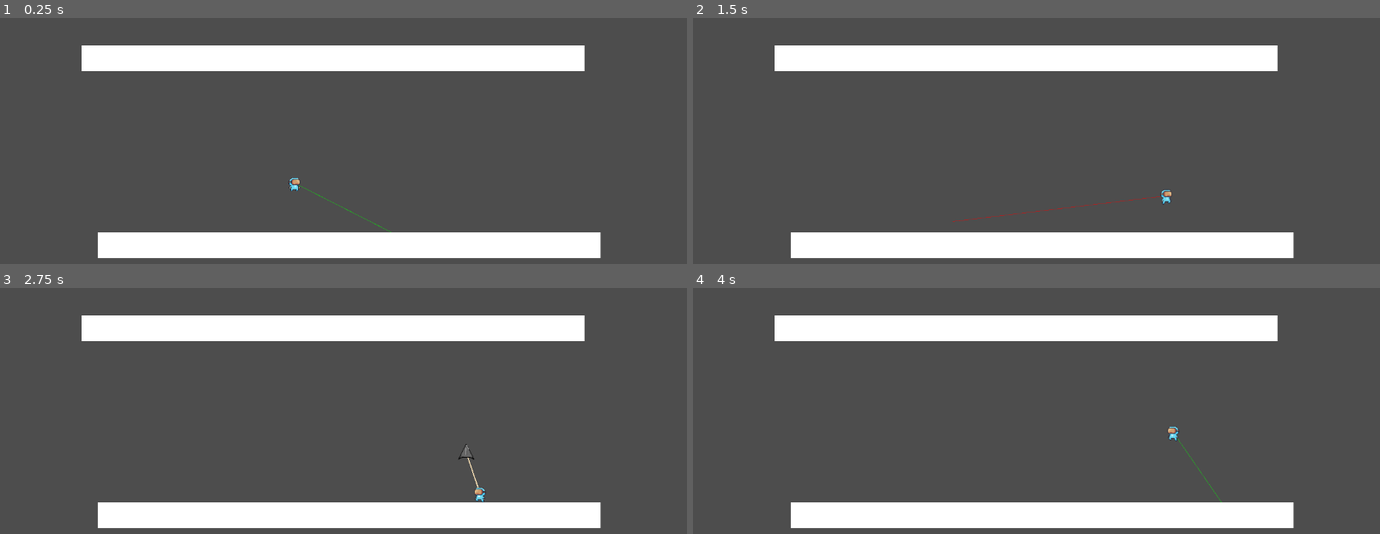
Above: before the commit, frames 1-4 (two rows, left to right).
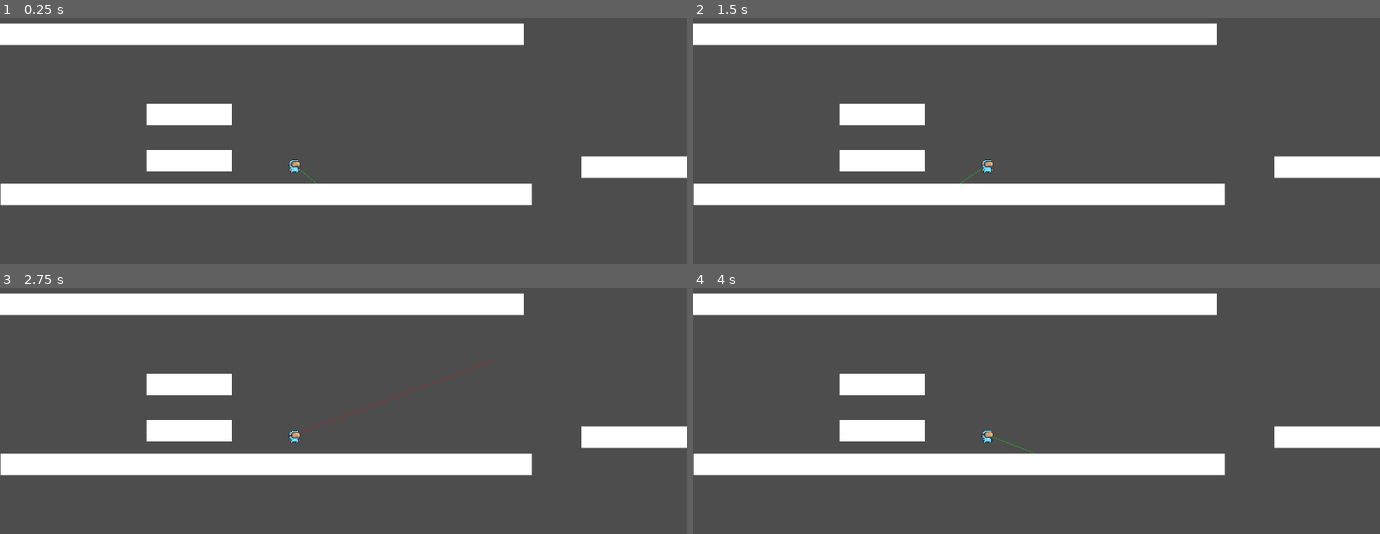
Above: after the commit, the same moments.

Repository: tmoss0/Project-Plant
Game: Godot game, scene res://scenes/levels/level_1/level_1.tscn
The game is run twice, just before and just after one commit, with the same random seed, the same clock (stepped at 60 frames per second) and the same inputs.
Inputs (mouse positions are in pixels of both pictures, inside the frame that each line leads up to):
- Up to frame 1 (0.25 s): no input
- Up to frame 2 (1.5 s): move the mouse to (1187, 185) at 0.52 s; press the mouse at (1187, 185) at 0.53 s; hold D (move_right) from 0.53 s (still down); tap Space (jump) at 0.77 s; move the mouse to (899, 224) at 1.27 s; release the mouse at (899, 224) at 1.28 s; tap C (burrow) at 1.35 s
- Up to frame 3 (2.75 s): tap Space (jump) at 1.52 s; click (206, 494) at 1.55 s; move the mouse to (412, 391) at 2.02 s; release D (move_right) at 2.03 s; press the mouse at (412, 391) at 2.03 s; hold A (move_left) from 2.03 s (still down)
- Up to frame 4 (4 s): move the mouse to (outside the picture) at 2.77 s; release A (move_left) at 2.78 s; release the mouse at (outside the picture) at 2.78 s; hold D (move_right) from 2.78 s (still down); click (outside the picture) at 2.85 s; tap Space (jump) at 3.02, 3.77 s; tap Enter at 3.5 s; move the mouse to (1242, 533) at 3.52 s; hold C (burrow) from 3.53 s (still down); click (1242, 533) at 3.8 s

The runs differ from the first frame. In frame 1, 33% of the frame differs, in the area x 0-100%, y 2-98%; in frame 2, 33%; in frame 3, 33%; in frame 4, 33%.
Error after the commit: Parse Error: Identifier "finished" not declared in the current scope. (res://scripts/player/state_machine/states/idle.gd:11)

Commit message:
Upgrade Godot 4.5

Diff:
--- a/project.godot
+++ b/project.godot
@@ -13,7 +13,7 @@
 config/name="Project Plant"
 config/version="0.1"
 run/main_scene="res://scenes/levels/level_1/level_1.tscn"
-config/features=PackedStringArray("4.4", "Forward Plus")
+config/features=PackedStringArray("4.5", "Forward Plus")
 
 [display]
 
--- a/scenes/levels/level_1/level_1.tscn
+++ b/scenes/levels/level_1/level_1.tscn
@@ -1,47 +1,26 @@
-[gd_scene load_steps=5 format=3 uid="uid://dnnoudi50uj8t"]
+[gd_scene load_steps=3 format=3 uid="uid://dnnoudi50uj8t"]
 
 [ext_resource type="PackedScene" uid="uid://dopsbp4nqkliw" path="res://scenes/characters/player.tscn" id="1_8dtx3"]
-
-[sub_resource type="RectangleShape2D" id="RectangleShape2D_goot8"]
-size = Vector2(936, 48)
-
-[sub_resource type="CanvasTexture" id="CanvasTexture_vu4xg"]
-
-[sub_resource type="WorldBoundaryShape2D" id="WorldBoundaryShape2D_3wsqq"]
-distance = -109.0
+[ext_resource type="PackedScene" uid="uid://dlsfanpko4nco" path="res://scenes/levels/platforms/floor.tscn" id="2_fngju"]
 
 [node name="Level1" type="Node2D"]
 
 [node name="Player" parent="." instance=ExtResource("1_8dtx3")]
 position = Vector2(548, 284)
 
-[node name="Platform" type="StaticBody2D" parent="."]
-position = Vector2(-3, -274)
-collision_layer = 6
+[node name="Floor" parent="." instance=ExtResource("2_fngju")]
+position = Vector2(483, 40)
 
-[node name="CollisionShape2D" type="CollisionShape2D" parent="Platform"]
-position = Vector2(624, 359)
-shape = SubResource("RectangleShape2D_goot8")
+[node name="Floor4" parent="." instance=ExtResource("2_fngju")]
+position = Vector2(353, 190)
+scale = Vector2(0.16000122, 1)
 
-[node name="TextureRect" type="TextureRect" parent="Platform/CollisionShape2D"]
-offset_left = -469.0
-offset_top = -24.5
-offset_right = -429.0
-offset_bottom = 15.5
-scale = Vector2(23.4277, 1.20678)
-texture = SubResource("CanvasTexture_vu4xg")
+[node name="Floor5" parent="." instance=ExtResource("2_fngju")]
+position = Vector2(353, 276)
+scale = Vector2(0.16000122, 1)
 
-[node name="Floor" type="StaticBody2D" parent="."]
-collision_layer = 2
+[node name="Floor2" parent="." instance=ExtResource("2_fngju")]
+position = Vector2(1580, 288)
 
-[node name="CollisionShape2D" type="CollisionShape2D" parent="Floor"]
-position = Vector2(551, 300)
-shape = SubResource("WorldBoundaryShape2D_3wsqq")
-
-[node name="TextureRect" type="TextureRect" parent="Floor/CollisionShape2D"]
-offset_left = -369.0
-offset_top = 110.0
-offset_right = -329.0
-offset_bottom = 150.0
-scale = Vector2(23.4277, 1.20678)
-texture = SubResource("CanvasTexture_vu4xg")
+[node name="Floor3" parent="." instance=ExtResource("2_fngju")]
+position = Vector2(498, 339)
--- a/scenes/levels/platforms/grapple_surface.tscn
+++ b/scenes/levels/platforms/floor.tscn
@@ -7,20 +7,18 @@
 [sub_resource type="RectangleShape2D" id="RectangleShape2D_ta0o2"]
 size = Vector2(986, 40)
 
-[node name="World_Floor" type="StaticBody2D"]
-position = Vector2(552, 504)
+[node name="Floor" type="StaticBody2D"]
 collision_layer = 6
 
 [node name="TextureRect" type="TextureRect" parent="."]
 material = SubResource("CanvasItemMaterial_3kgh6")
-offset_left = -442.0
-offset_top = -235.0
-offset_right = -402.0
-offset_bottom = -195.0
+offset_left = -497.00003
+offset_top = -20.0
+offset_right = -457.00003
+offset_bottom = 20.0
 scale = Vector2(24.76, 1)
 texture = SubResource("CanvasTexture_um5t2")
 metadata/_edit_use_anchors_ = true
 
 [node name="CollisionShape2D" type="CollisionShape2D" parent="."]
-position = Vector2(53, -213)
 shape = SubResource("RectangleShape2D_ta0o2")
--- a/scripts/player/state_machine/state.gd
+++ b/scripts/player/state_machine/state.gd
@@ -1,8 +1,5 @@
 ## Base state class for all the player states
 class_name State extends Node
-
-# warning-ignore:unused_signal
-signal finished(_next_state_path: String, _data: Dictionary)
 
 ## Called by state machine when receiving unhandled input events
 func handle_input(_event: InputEvent) -> void:
--- a/scripts/player/state_managers/grappling_hook_manager.gd
+++ b/scripts/player/state_managers/grappling_hook_manager.gd
@@ -11,7 +11,7 @@
 @export var collision_surface: String = "GRAPPLESURFACE"
 
 # State
-enum GrappleState { IDLE, TRAVELING, ATTACHED }
+enum GrappleState {IDLE, TRAVELING, ATTACHED}
 var current_state: GrappleState = GrappleState.IDLE
 
 # Grapple data
@@ -83,11 +83,11 @@
 	# If raycast hits a valid surface, show green line; otherwise red
 	if hit and _is_valid_surface(raycast.get_collider()):
 		aim_line.points = PackedVector2Array([Vector2.ZERO, to_local(raycast.get_collision_point())])
-		aim_line.default_color = Color(0, 1, 0, 0.5)  # Green
+		aim_line.default_color = Color(0, 1, 0, 0.5) # Green
 	else:
 		# Show red line to max distance
 		aim_line.points = PackedVector2Array([Vector2.ZERO, direction * max_grapple_distance])
-		aim_line.default_color = Color(1, 0, 0, 0.5)  # Red
+		aim_line.default_color = Color(1, 0, 0, 0.5) # Red
 
 	aim_line.visible = true
 
@@ -122,9 +122,8 @@
 		var grapple_force = to_grapple.normalized() * pull_speed
 		player.velocity.x = grapple_force.x
 		# Don't override Y velocity (gravity will be applied in the state)
-		if player.velocity.y > 0:  # Only apply upward force if falling
+		if player.velocity.y > 0:
 			player.velocity.y = min(player.velocity.y, grapple_force.y)
-		# State machine will handle move_and_slide()
 	else:
 		print("DEBUG: Reached target, releasing grapple")
 		player.velocity = Vector2.ZERO
@@ -191,8 +190,8 @@
 func _is_valid_surface(collider) -> bool:
 	# Check if collider is on World (layer 2) or GrappleSurface (layer 3)
 	# collision_mask = 6 means we detect layers 2 and 3
-	var world_layer = collision_layers.get("WORLD", 2)  # Layer 2
-	var grapple_layer = collision_layers.get("GRAPPLESURFACE", 4)  # Layer 3
+	var world_layer = collision_layers.get("WORLD", 2) # Layer 2
+	var grapple_layer = collision_layers.get("GRAPPLESURFACE", 4) # Layer 3
 	return (collider.collision_layer & world_layer) != 0 or (collider.collision_layer & grapple_layer) != 0
 
 func _update_rope_visual() -> void:
